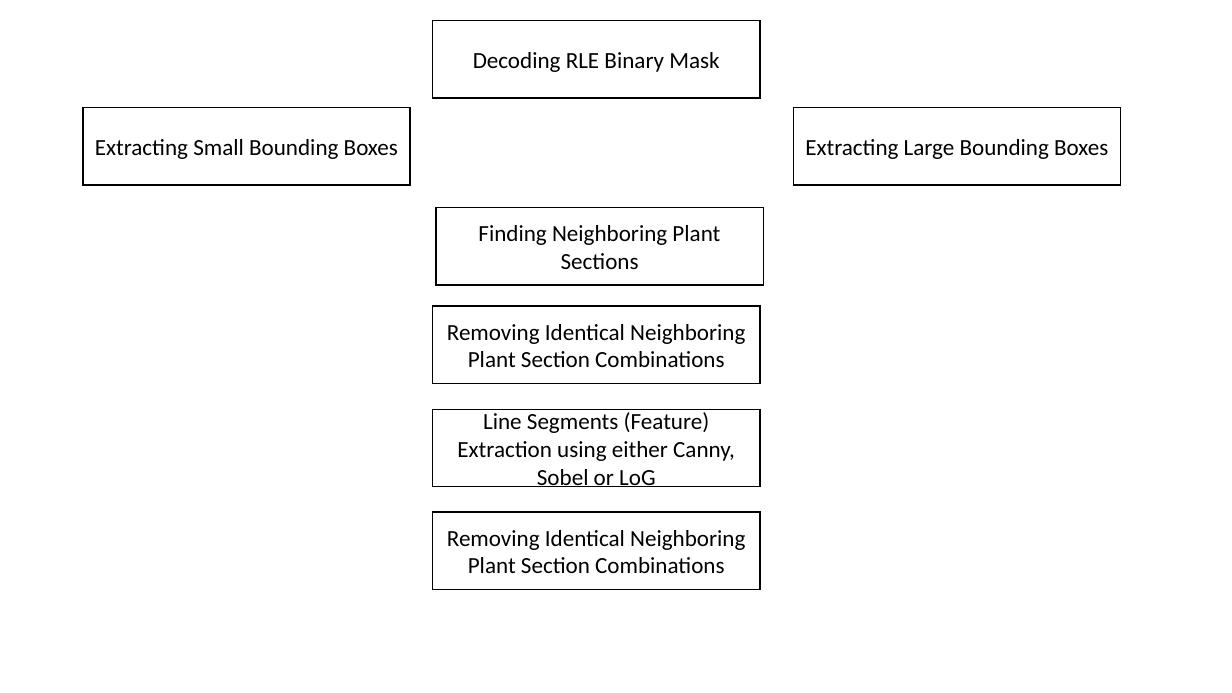
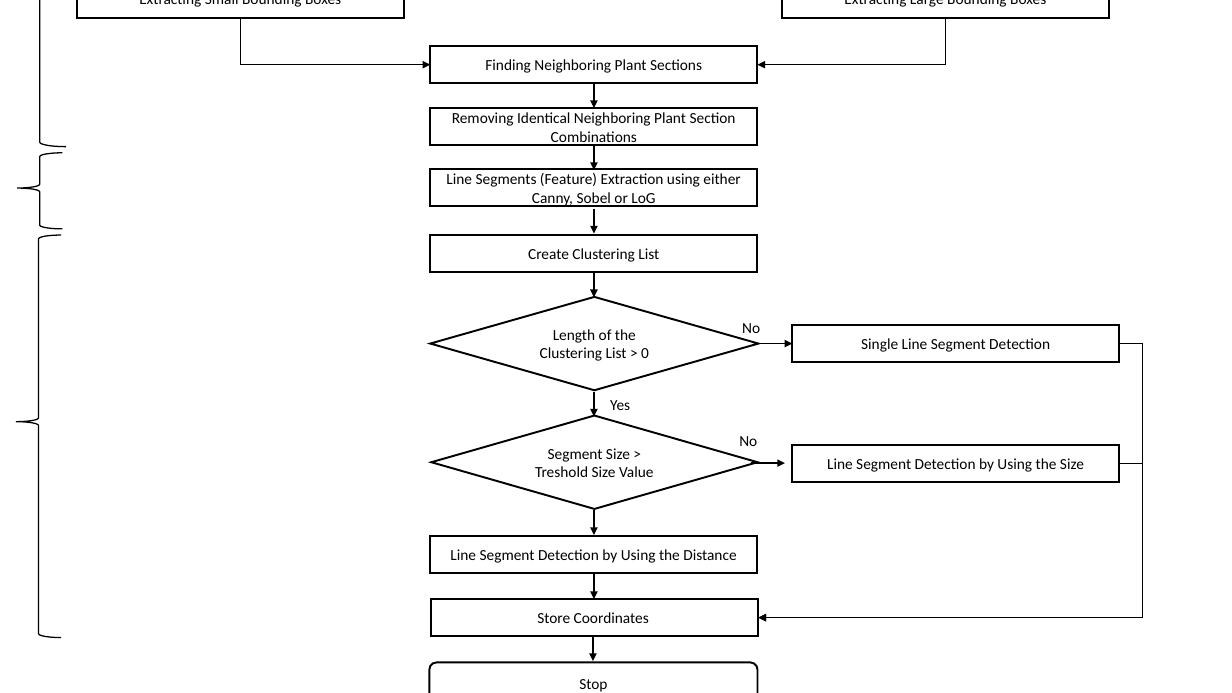
Before and after one commit to HasithDasa/Masters-Project-2023, a slide deck: slide 7 of Report/Documentation/Images/figures.pptx. Drawn at 1232x693 pixels with LibreOffice and Linux fonts; fonts in the diff are those of the drawing. Boxes give left, top, right and bottom in pixels: in the first picture for what was removed or moved away, otherwise in the second. Text is boxed around its words. In the diff, an @@ line names an element or a change of style, - is before the commit and + after.

```diff
--- a/Report/Documentation/Images/figures.pptx
+++ b/Report/Documentation/Images/figures.pptx
@@ rectangle "Extracting Small Bounding Boxes" resized from (x1=83, y1=108, x2=410, y2=186) to (x1=77, y1=0, x2=404, y2=18) @@
@@ rectangle removed at (x1=433, y1=20, x2=760, y2=98) @@
-Decoding RLE Binary Mask
@@ rectangle "Extracting Large Bounding Boxes" resized from (x1=794, y1=108, x2=1121, y2=186) to (x1=782, y1=0, x2=1109, y2=18) @@
@@ rectangle "Finding Neighboring Plant Sections" resized from (x1=436, y1=208, x2=763, y2=286) to (x1=431, y1=46, x2=758, y2=83) @@
@@ rectangle "Removing Identical Neighboring Plant Section ..." resized from (x1=433, y1=306, x2=760, y2=384) to (x1=431, y1=108, x2=758, y2=145) @@
@@ size 18 to 12 pt; outline #000000 1 pt to #000000 1.5 pt in 5 elements at (x1=77, y1=0, x2=404, y2=18), (x1=782, y1=0, x2=1109, y2=18), (x1=431, y1=46, x2=758, y2=83), (x1=431, y1=108, x2=758, y2=145), (x1=431, y1=169, x2=758, y2=206) @@
@@ rectangle "Line Segments (Feature) Extraction using ..." resized from (x1=433, y1=409, x2=760, y2=487) to (x1=431, y1=169, x2=758, y2=206) @@
@@ group added at (x1=0, y1=0, x2=1143, y2=693): 10 arrows, 5 rectangles, 5 texts, 4 elbow arrows, 3 left braces, 2 diamonds, 1 rounded rectangle @@
+Create Clustering List
+Length of the Clustering List > 0
+Single Line Segment Detection
+Line Segment Detection by Using the Size
+Segment Size > Treshold Size Value
+Line Segment Detection by Using the Distance
+Store Coordinates
+Stop
+No
+No
+Yes
+Feature Extraction
+Classification
@@ rectangle removed at (x1=433, y1=512, x2=760, y2=590) @@
-Removing Identical Neighboring Plant Section Combinations
```
Also in this commit, not shown: 2 other slides changed, 1 slide added, 13 other files.
